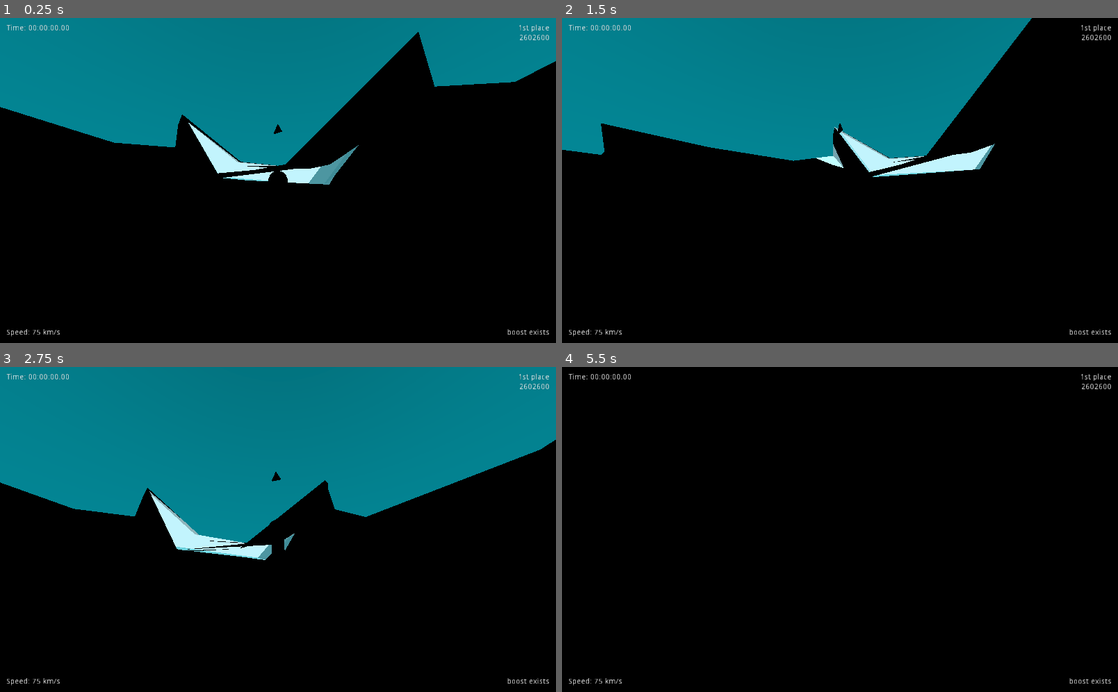
Above: before the commit, frames 1-4 (two rows, left to right).
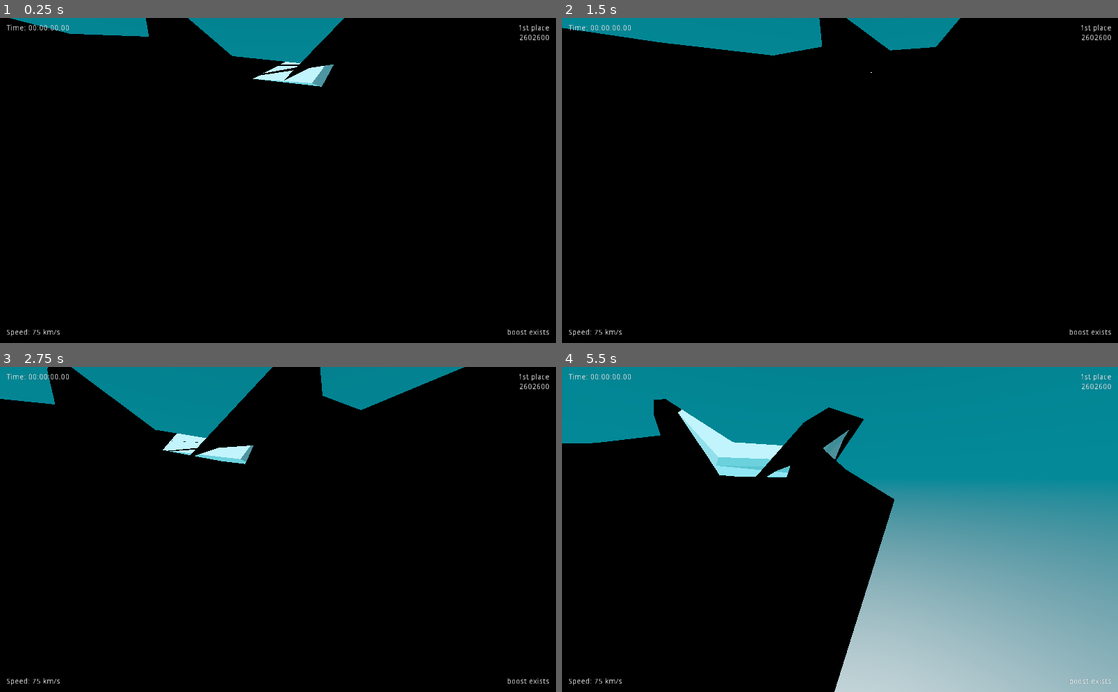
Above: after the commit, the same moments.

Repository: DeerTears/KinematicBoarder
Game: Godot game, scene res://Levels/Area1.tscn
The game is run twice, just before and just after one commit, with the same random seed, the same clock (stepped at 60 frames per second) and the same inputs.
Inputs (mouse positions are in pixels of both pictures, inside the frame that each line leads up to):
- Up to frame 1 (0.25 s): no input
- Up to frame 2 (1.5 s): move the mouse to (867, 180) at 0.52 s; hold Mouse wheel up (zoom_in) 0.53-1.28 s; hold W (fwd) from 0.53 s (still down); move the mouse to (812, 180) at 1.27 s; tap Mouse wheel down (zoom_out) at 1.35 s
- Up to frame 3 (2.75 s): keep holding W (fwd); move the mouse to (289, 523) at 2.02 s; hold Mouse wheel up (zoom_in) from 2.03 s (still down)
- Up to frame 4 (5.5 s): keep holding W (fwd); move the mouse to (834, 536) at 2.77 s; release Mouse wheel up (zoom_in) at 2.78 s; tap Mouse wheel down (zoom_out) at 2.85, 4.35 s; move the mouse to (878, 532) at 3.52 s; hold Mouse wheel up (zoom_in) 3.53-4.28 s; move the mouse to (795, 526) at 4.27 s; move the mouse to (845, 529) at 5.02 s; hold Mouse wheel up (zoom_in) from 5.03 s (still down)

The runs differ from the first frame. In frame 1, 27% of the frame differs, in the area x 0-100%, y 0-52%; in frame 2, 26%; in frame 3, 35%; in frame 4, 58%, in the area x 0-100%, y 0-100%.

Commit message:
broken code, reworking turning in this branch

Diff:
--- a/Actors/Scripts/Player.gd
+++ b/Actors/Scripts/Player.gd
@@ -25,7 +25,7 @@
 
 func init():
 	CameraNode.set_translation(Vector3(10,0,0))
-	CamJoint.rotation_degrees = Vector3(0, 0, -15)
+	CamJoint.rotation_degrees = Vector3(0, 0, 15)
 	if invert_y:
 		y_inversion = -1
 	else:
--- a/Actors/Scripts/Rider.gd
+++ b/Actors/Scripts/Rider.gd
@@ -5,7 +5,7 @@
 # clamps
 var max_speed: float = 300.0
 var min_speed: float = 10.0
-var max_reverse: float = -2.0
+var max_reverse: float = -20.0
 
 # stats
 export var accel: float = 800.0
@@ -14,47 +14,51 @@
 # physics
 var gravity = Vector3(0, -9.81, 0)
 var velocity = Vector3.ZERO
-var dampening = Vector3(0.985,1,0.985) # todo: make steering behaviour
-var floor_angle: Vector3 # ensures we get all the normal applied to our angle
-var spinflip_angle: Vector3 # added to floor_angle to get our total angle
+var dampening = 0.9825 # todo: make steering behaviour
+export var current_floor_normal = Vector3.UP # ensures we get all the normal applied to our angle
+var lerp_to_floor = Vector3.UP
+var spin_angle: float
 var max_angle = 0.8
-export var current_floor_normal = Vector3.UP # exported for debug arrow
 
 func _physics_process(delta):
 	input_strength = input_strength.normalized()
+
 	var turn_amount = deg2rad(edging * input_strength.x * -1)
 	var magnitude = accel * input_strength.y * delta
 	magnitude = clamp(magnitude, max_reverse, max_speed)
-	var rotated_magnitude : Vector3
 
 	if is_on_floor():
 		# my way of snapping to the ground for right now
-		velocity.y = -.2
+		velocity.y = -.25
+		var old_y_normal = current_floor_normal.y
 		current_floor_normal = get_floor_normal()
-		#rotation.x = current_floor_normal.x * -1
-		#rotation.z = current_floor_normal.z * -1
+		current_floor_normal.y = old_y_normal
+		current_floor_normal = current_floor_normal.normalized()
+		rotation = rotation.move_toward(current_floor_normal, delta * 5)
+		rotation.y = old_y_normal
 
 	else:
 		# rotate ourselves towards a standing position in the air
-		rotation.x = rotation.move_toward(Vector3.UP, delta).x
-		rotation.z = rotation.move_toward(Vector3.UP, delta).z
-		# turn as if we were already at that standing position
-		#current_floor_normal = Vector3.UP
-		turn_amount * 0.25
+		#rotation.x = rotation.move_toward(Vector3.UP, delta).x
+		#rotation.z = rotation.move_toward(Vector3.UP, delta).z
+		current_floor_normal = Vector3.UP
+		turn_amount *= 0.5
+	if input_strength.x != 0:
+		lerp_to_floor = lerp_to_floor.move_toward(current_floor_normal, delta * 5)
 
-	if input_strength.x != 0:
-		rotate_object_local(Vector3.UP, turn_amount)
-		rotation.x = rotation.move_toward(current_floor_normal, delta * 5).x
-		rotation.z = rotation.move_toward(current_floor_normal, delta * 5).z
-		#rotate(current_floor_normal, turn_amount)
+	# combine our rotations
+	#rotation = lerp_to_floor
+	#spin_angle += turn_amount
+	rotate_object_local(Vector3.UP, turn_amount)
 
 	# next: take my intended speed and rotate it to where I'm facing
-	rotated_magnitude = Vector3.ZERO
+	var rotated_magnitude = Vector3.ZERO
 	rotated_magnitude.x = magnitude
 	# use my floor normal as the axis to rotate,
 	# and use the amount of degrees I've rotated to determine the angle
-	rotated_magnitude.rotated(current_floor_normal, rotation.y)
+	rotated_magnitude = rotated_magnitude.rotated(current_floor_normal, rotation.y)
 	rotated_magnitude.y = 0 # but don't fly upwards if we face upwards
 	velocity += (rotated_magnitude + gravity) * delta
 	move_and_slide(velocity, current_floor_normal, false, 4, max_angle, false)
-	velocity *= dampening # lose speed overtime
+	velocity.x *= dampening
+	velocity.z *= dampening # lose speed overtime
